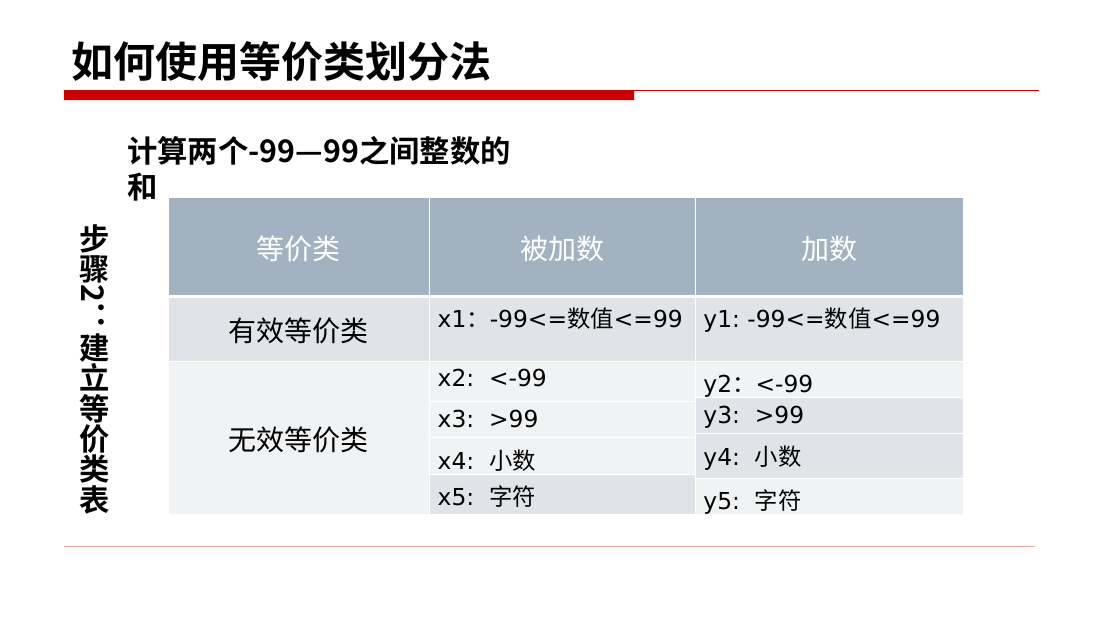
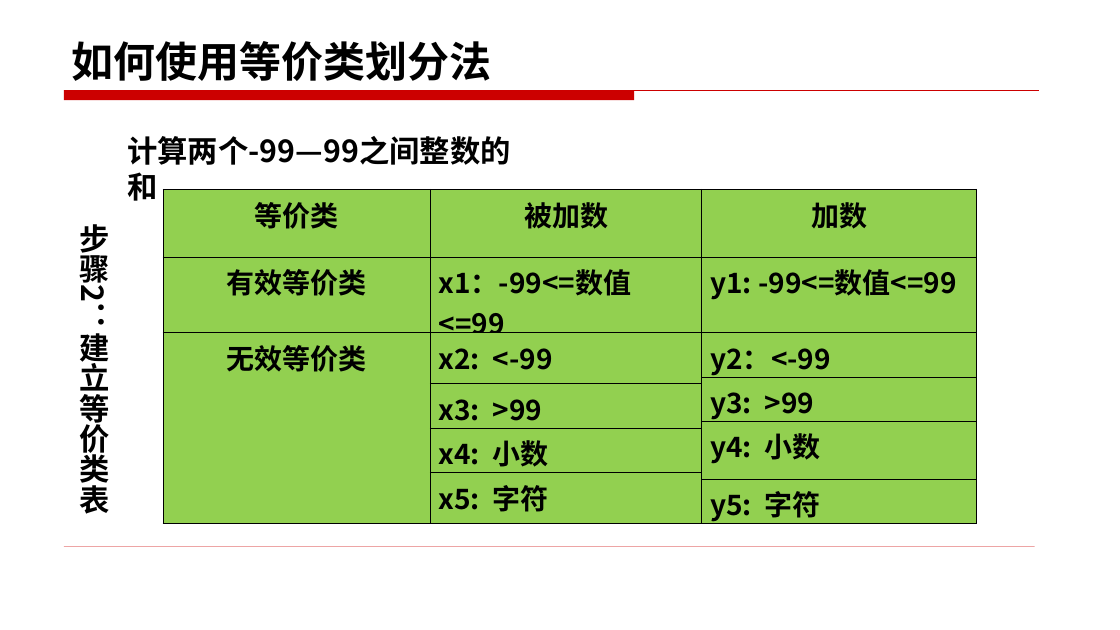
Before and after one commit to edu2act/course-foundation-software-tesing, a slide deck: slide 31 of materials/slides/3.1.pptx (slide 29 before the commit). Drawn at 1120x630 pixels with LibreOffice and Linux fonts; fonts in the diff are those of the drawing. Boxes give left, top, right and bottom in pixels: in the first picture for what was removed or moved away, otherwise in the second. Text is boxed around its words. In the diff, an @@ line names an element or a change of style, - is before the commit and + after.

```diff
--- a/materials/slides/3.1.pptx
+++ b/materials/slides/3.1.pptx
@@ table at (163,189,977,526) @@
@@ fill #A3B2C1 to #92D050 in row 1 @@
@@ fill #E0E4E9 to #92D050 in 6 cells @@
@@ fill #F0F2F4 to #92D050 in 6 cells @@
@@ font DejaVu Sans to Noto Sans CJK SC, bold on @@
@@ text colour #FFFFFF to #000000 in "等价类", "被加数", "加数" @@
@@ size 20 to 24 pt in "x1：-99<=数值<=99", "y1: -99<=数值<=99", "x2: <-99", "y2：<-99" and 6 more places @@
@@ borders changed @@
@@ table: place and size @@
-table at (168,197,964,518)
+table at (163,189,977,526)
```
Also in this commit, not shown: 20 other slides changed, 2 slides added, 9 other files.
